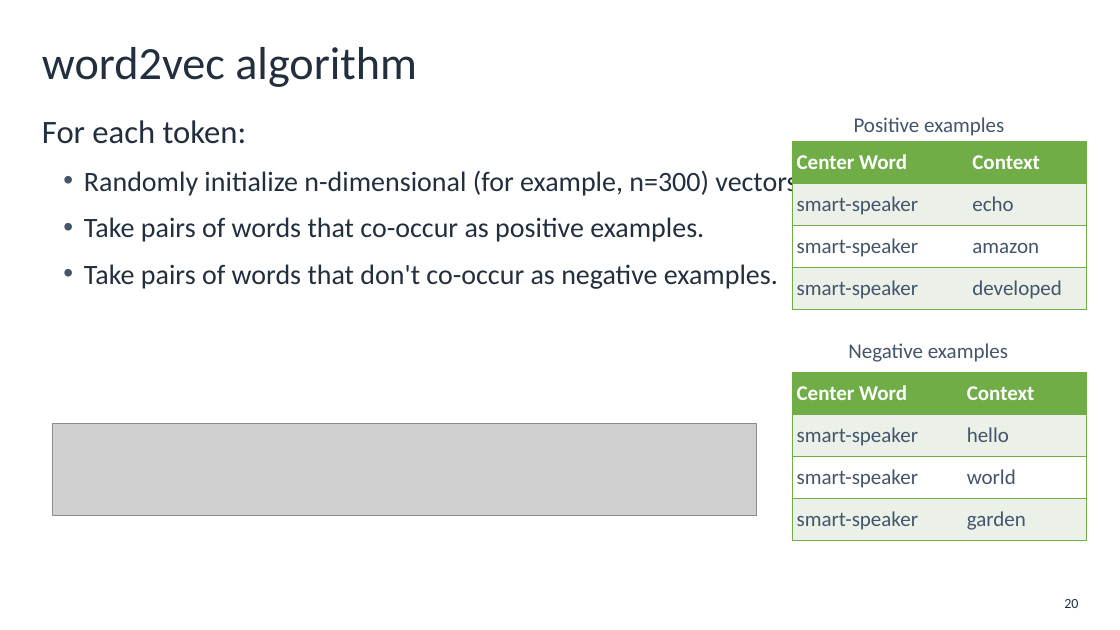
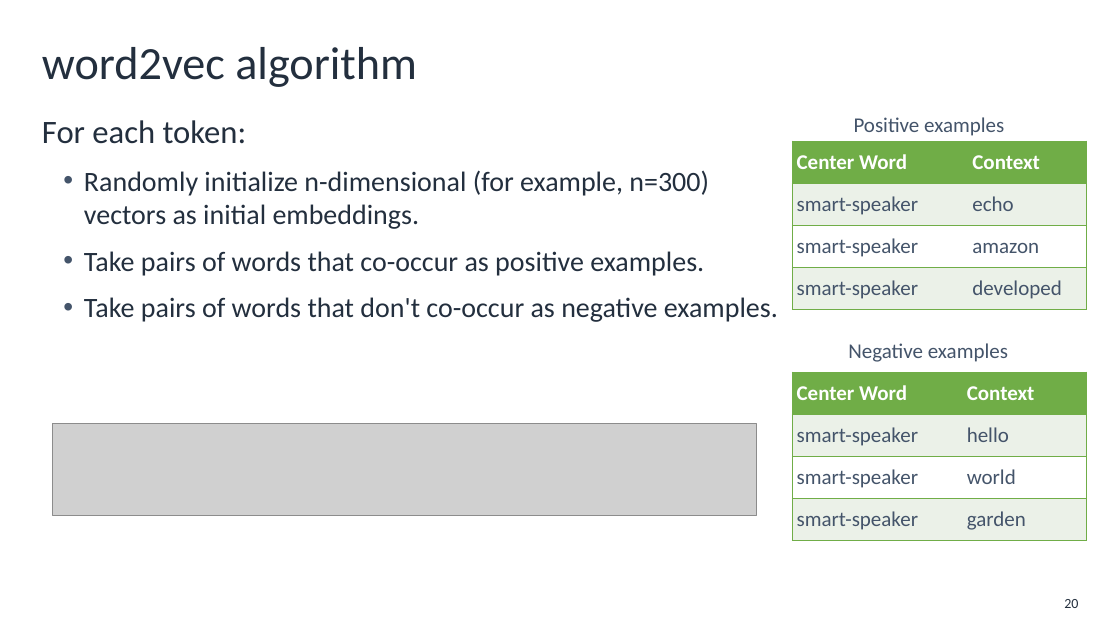
Before and after one commit to aws-mlu/aws-mlu-eep-traditional-ml, a slide deck: slide 20 of mlu-dlti/Lessons/DEV_MLUDTI-EN-M2-L3.pptx. Drawn at 1120x630 pixels with LibreOffice and Linux fonts; fonts in the diff are those of the drawing; grey boxes stand for pictures; background and template pictures are left out. Boxes give left, top, right and bottom in pixels: in the first picture for what was removed or moved away, otherwise in the second. Text is boxed around its words. In the diff, an @@ line names an element or a change of style, - is before the commit and + after.

```diff
--- a/mlu-dlti/Lessons/DEV_MLUDTI-EN-M2-L3.pptx
+++ b/mlu-dlti/Lessons/DEV_MLUDTI-EN-M2-L3.pptx
@@ text "For each token:" rewrapped from (x1=42, y1=120, x2=1051, y2=289) to (x1=42, y1=120, x2=778, y2=322) @@
```
Also in this commit, not shown: 22 other files.
